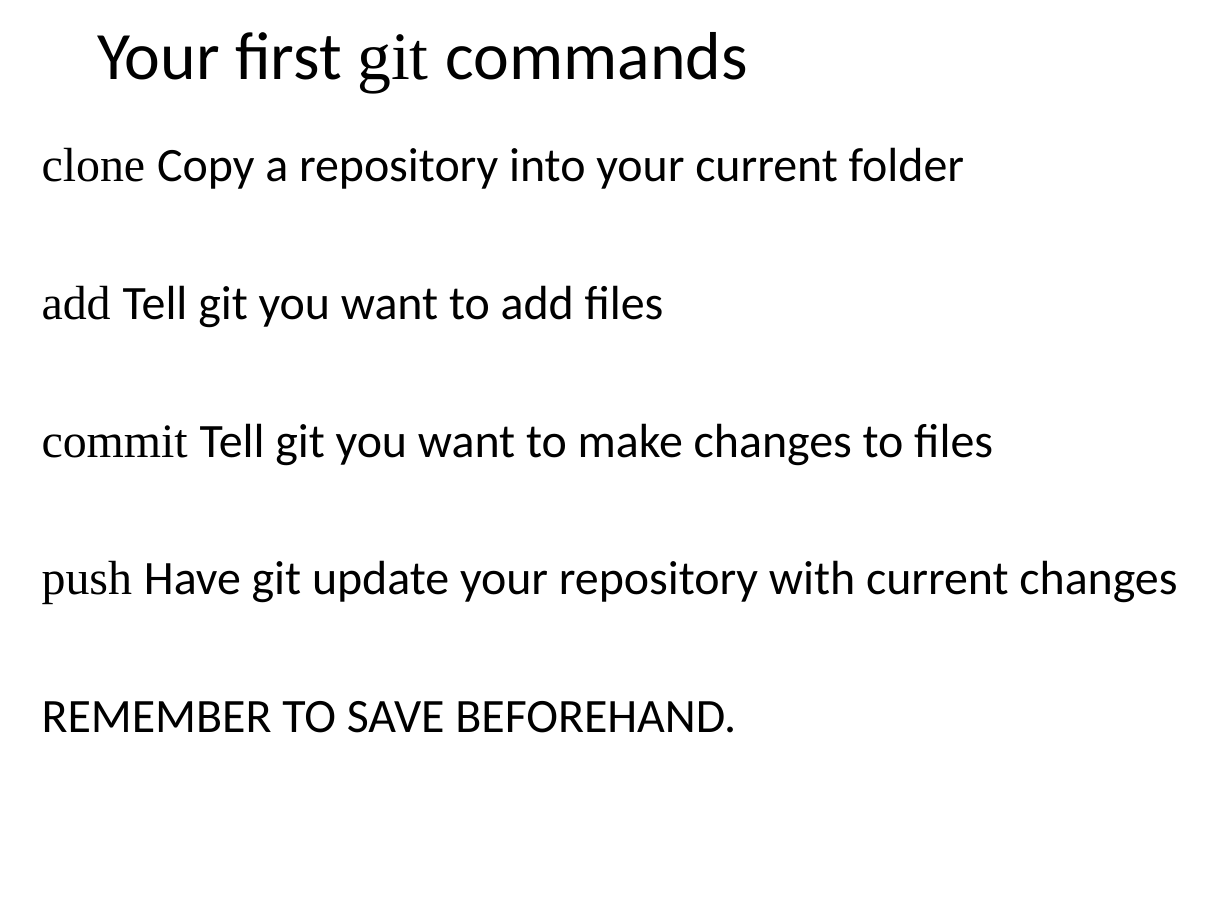
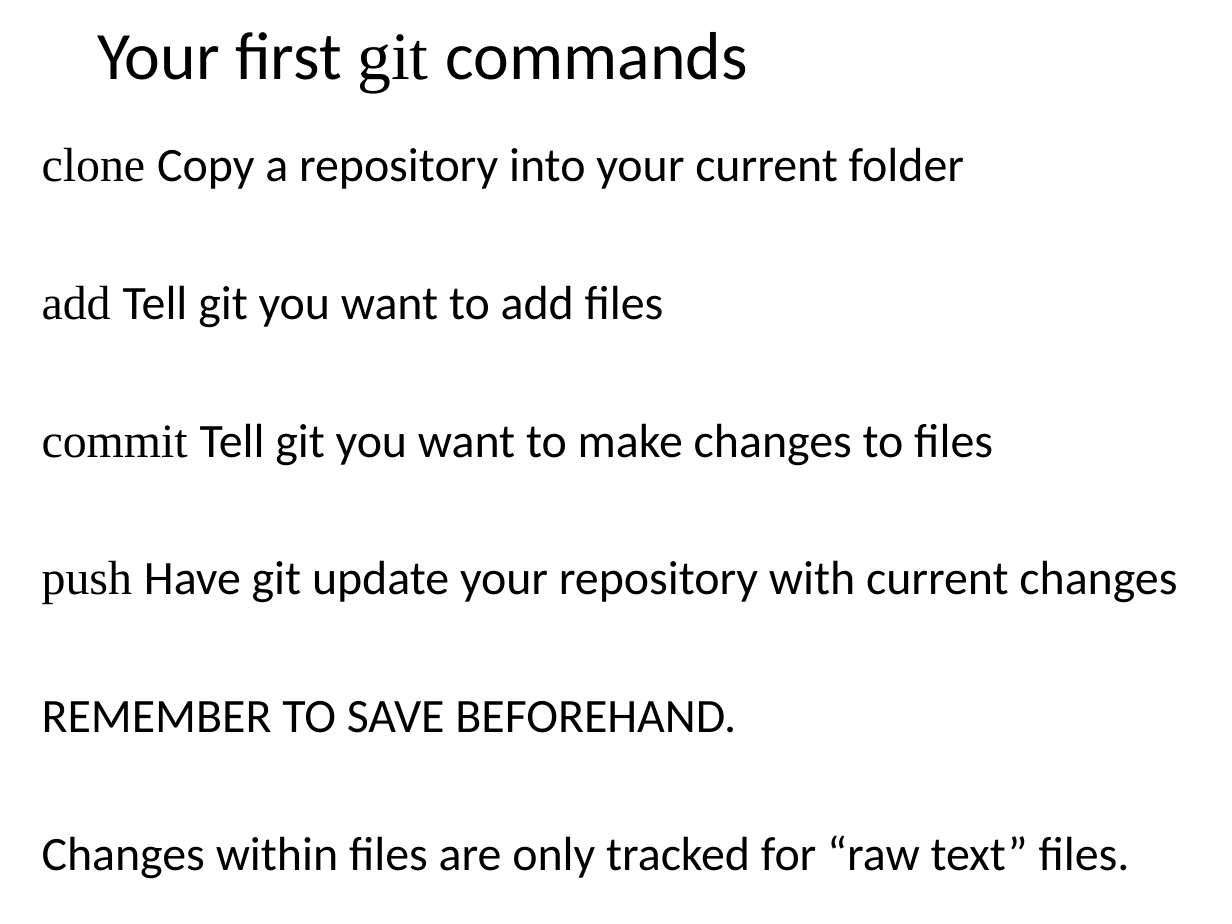
Before and after one commit to josephausterweil/UWPsychDemo, a slide deck: slide 19 of talks/dept_present.pptx (slide 16 before the commit). Drawn at 1232x924 pixels with LibreOffice and Linux fonts; fonts in the diff are those of the drawing. Boxes give left, top, right and bottom in pixels: in the first picture for what was removed or moved away, otherwise in the second. Text is boxed around its words. In the diff, an @@ line names an element or a change of style, - is before the commit and + after.

```diff
--- a/talks/dept_present.pptx
+++ b/talks/dept_present.pptx
@@ text at bbox=[42, 835, 1130, 879]: paragraph added @@
+Changes within files are only tracked for “raw text” files.
```
Also in this commit, not shown: 4 other slides changed, 5 slides added, 1 slide removed.
